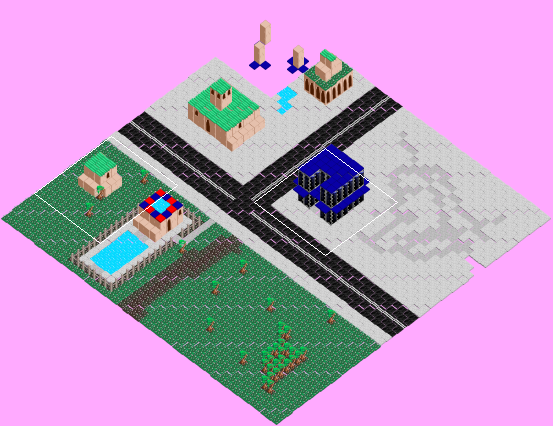
An edit to a level. Tiled map, example/maps/street.tmx. The picture above shows the old version from afar; the outline marks the close-up.
Close-up. First the earlier version:
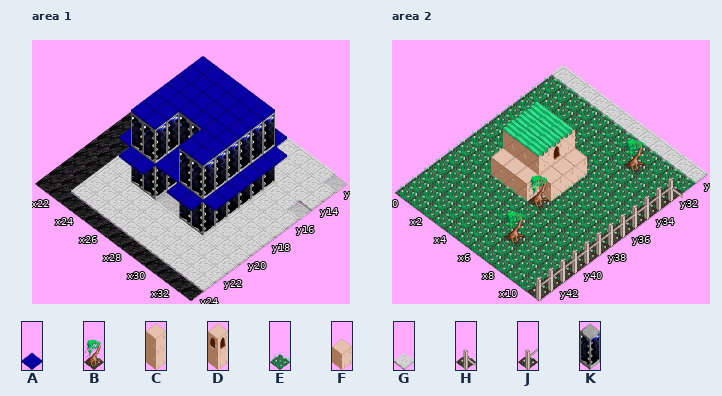
Cells are 64x48 px. Isometric: x runs down to the right, y down to the left. Shown: area 1 x 21..33, y 12..24; area 2 x 0..11, y 30..43. Layer "varergveragver" is drawn 0,-96 px off the grid. Layer "very top" is drawn 0,-192 px off the grid.
Key: from "tileset": A 1, B 3, C 5, D 7, E 8, F 10, G 14, H 17, J 19, K 22.
_ is an empty cell.
Layers that did not change in this view are not listed.
Layer "varergveragver" before, area 1, first column x 21:
12 _____________
13 _____________
14 ____AAAAAA___
15 ___AKKKKKKA__
16 ___AKKKKKKA__
17 ___AKKKKKKA__
18 ___AKKKKKKA__
19 ___AKKAAKKA__
20 ___AKKAAKKA__
21 ____AA__AA___
22 _____________
23 _____________
24 _____________
Layer "very top" before, area 1, first column x 21:
12 _____________
13 _____________
14 _____________
15 ____AAAAAA___
16 ____AAAAAA___
17 ____AAAAAA___
18 ____AAAAAA___
19 ____AA__AA___
20 ____AA__AA___
21 _____________
22 _____________
23 _____________
24 _____________
Layer "hello" before, area 2, first column x 0:
30 GGGGGGGGGGGG
31 EEEEEEEEEEEE
32 EEEEEEEEBEEH
33 EEEEEEEEEEEJ
34 EEEEEEEEEEEJ
35 EEECCCFEEEEJ
36 EEECCDFEEEEJ
37 EEECCCFEEEEJ
38 EEEFFFBEEEEJ
39 EEEEEEEEEEEJ
40 EEEEEEEEEEEJ
41 EEEEEEEBEEEJ
42 EEEEEEEEEEEJ
43 EEEEEEEEEEEJ
After the commit:
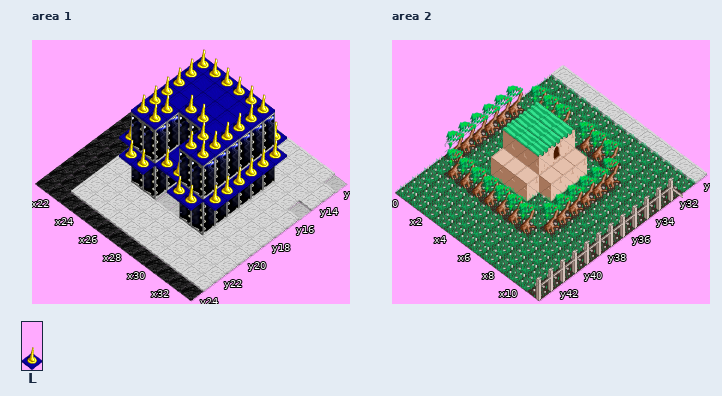
Further tiles: from "tileset": L 16.
Edits made:
Layer "varergveragver", area 1:
The edit turns tile A into tile L in row 14 at x 25 to 30; in rows 15 to 19 at x 24 and 31; in row 20 at x 24, 27 to 28 and 31; in row 21 at x 25 to 26 and 29 to 30.
Layer "very top", area 1:
The edit turns tile A into tile L in row 15 at x 25 to 30; in rows 16 to 17 at x 25 and 30; in row 18 at x 25, 27 to 28 and 30; in rows 19 to 20 at x 25 to 26 and 29 to 30.
Layer "hello", area 2:
The edit turns tile E into tile B in row 33 at x 1 to 3 and 5 to 7; in rows 34 to 39 at x 0 and 8; in row 40 at x 1 to 7.
The edit turns tile B into tile E in row 32 at x 8; in row 38 at x 6; in row 41 at x 7.
Boxes around the changes in both close-ups, in picture pixels (x1, y1, x2, y2):
changed: (125, 49, 281, 204)
changed: (443, 85, 647, 246)
